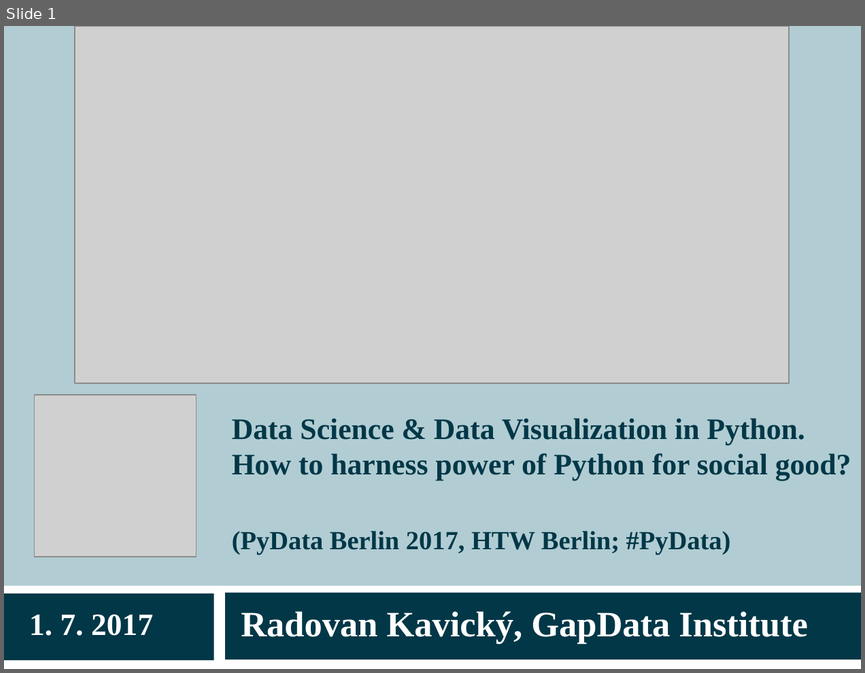
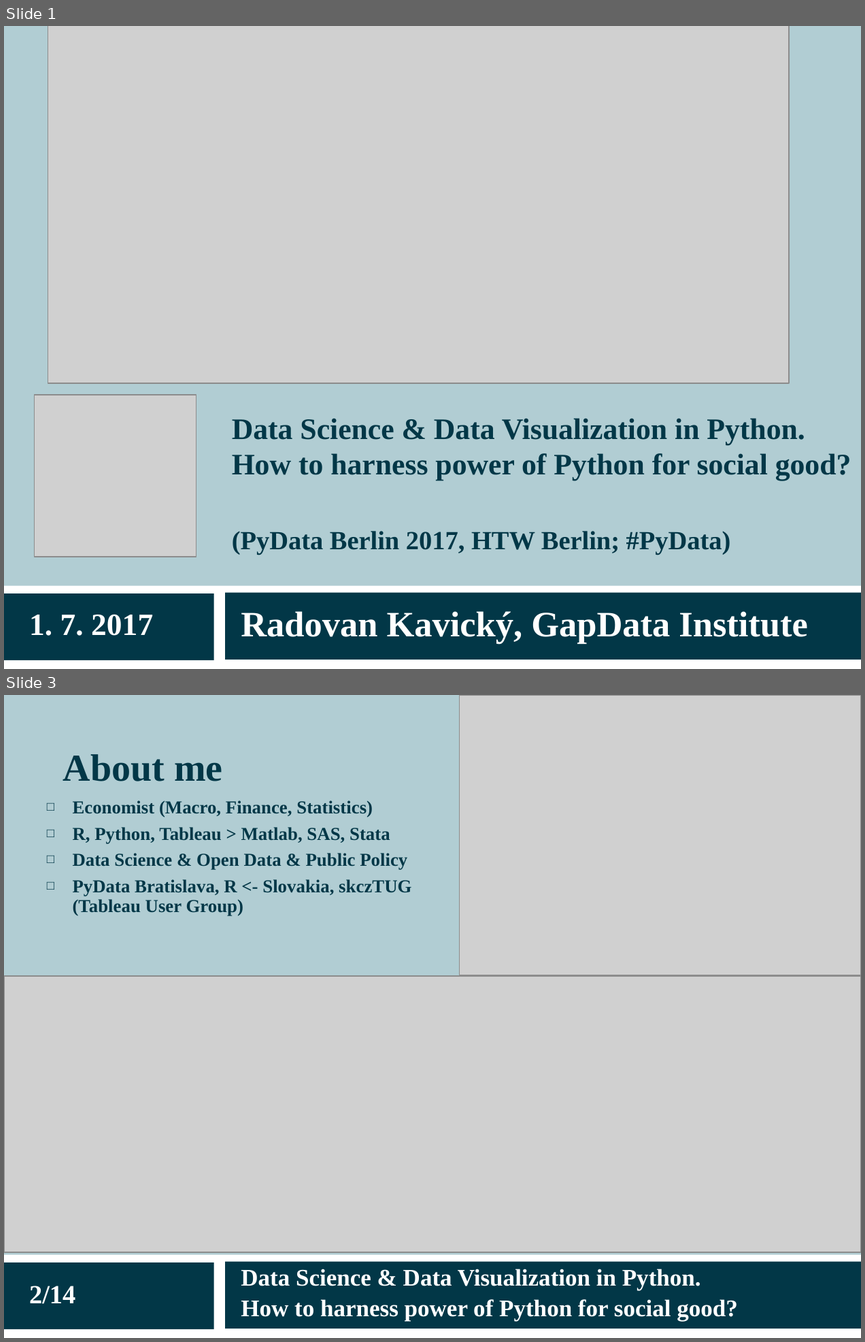
Before and after one commit to radovankavicky/PyDataBerlin2017, a slide deck: present/pydata2017berlin_datascience_final.ppt. Shown one above the other, each under a label of ours: slide 1 before the commit, slides 1 and 3 after it; the slides between them are not shown. The pictures are 865x673 and 865x1342 pixels, drawn with LibreOffice and Linux fonts; fonts in the diff are those of the drawing; grey boxes stand for pictures. Boxes give left, top, right and bottom in pixels: in the first picture for what was removed or moved away, otherwise in the second. Text is boxed around its words. In the diff, an @@ line names an element or a change of style, - is before the commit and + after.

```diff
--- a/present/pydata2017berlin_datascience_final.ppt
+++ b/present/pydata2017berlin_datascience_final.ppt
@@ slide 3 added at [4, 695, 861, 1338], background #B1CDD3; not listed: 3 template elements that a slide beside it also shows @@
@@ picture added at [459, 695, 861, 975] @@
@@ title added at [63, 754, 222, 781], 32 pt, text #023747, bold @@
+About me
@@ text added at [73, 800, 411, 915], 15.3 pt, text #023747, bold @@
+  □ Economist (Macro, Finance, Statistics)
+  □ R, Python, Tableau > Matlab, SAS, Stata
+  □ Data Science & Open Data & Public Policy
+  □ PyData Bratislava, R <- Slovakia, skczTUG (Tableau User Group)
@@ picture added at [4, 976, 861, 1252] @@
@@ text added at [29, 1285, 75, 1304], 22 pt, text #FFFFFF, bold @@
+2/14
@@ text added at [241, 1268, 738, 1321], 20 pt, text #FFFFFF, bold @@
+Data Science & Data Visualization in Python.
+How to harness power of Python for social good?
@@ slide 1 changed as well @@
@@ picture: place and size @@
-picture at [75, 26, 789, 383]
+picture at [48, 26, 789, 382]
```
Also in this commit, not shown: 3 other slides changed, 13 other slides added, 7 slides removed, 2 other files.
